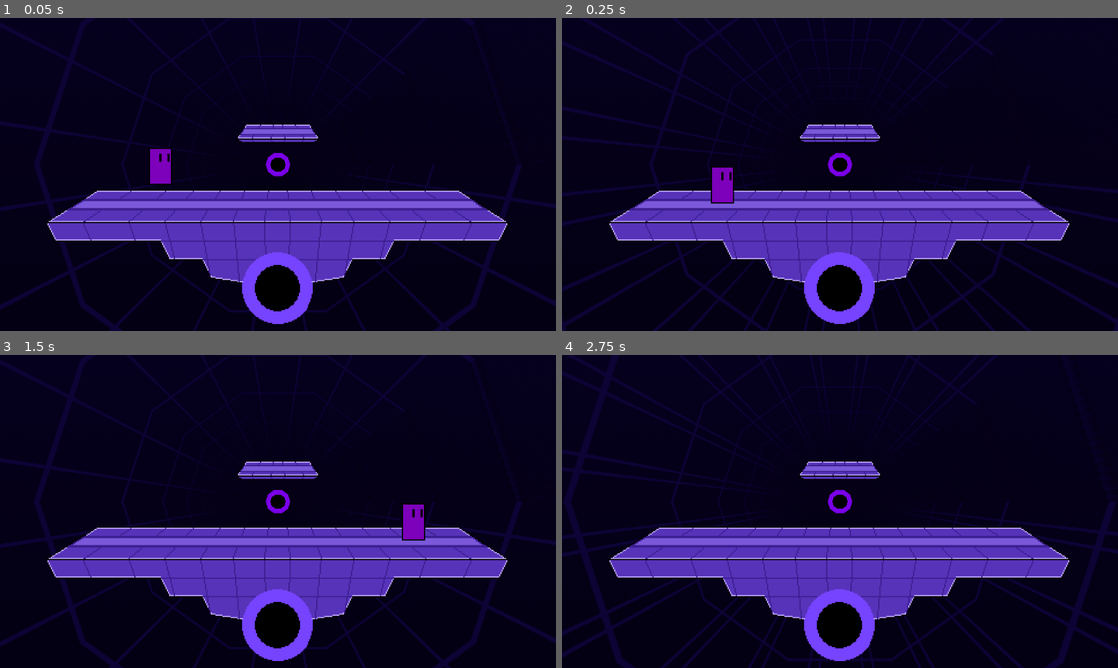
Above: before the commit, frames 1-4 (two rows, left to right).
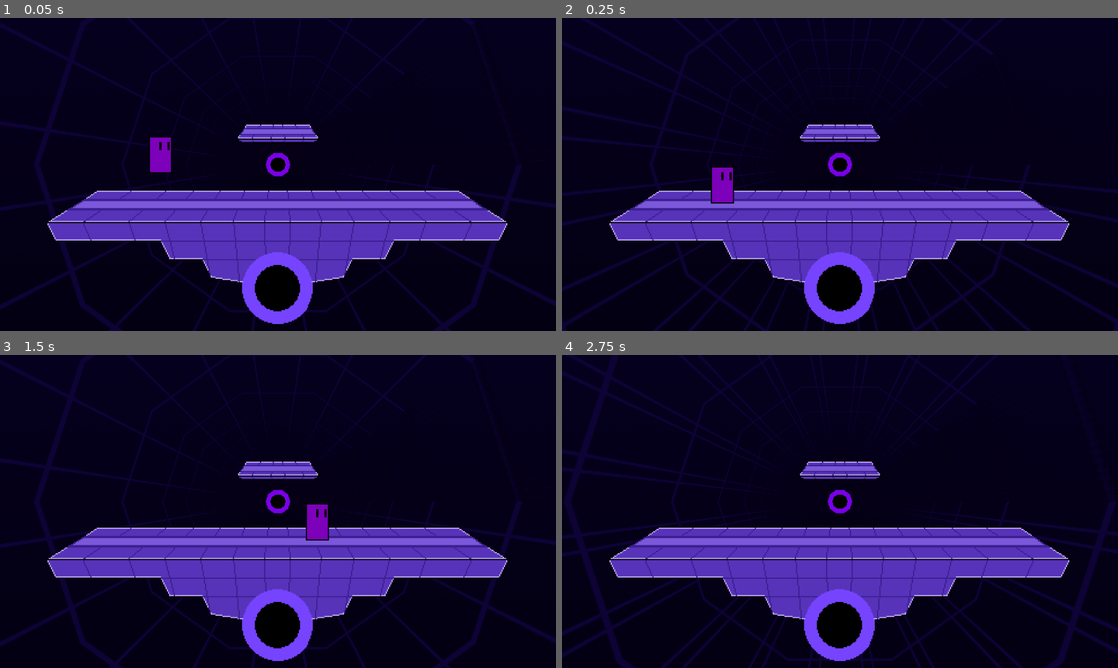
Above: after the commit, the same moments.

Repository: Logn35/SmashBox
Game: Godot game, scene res://Stages/Test Stage.tscn
The game is run twice, just before and just after one commit, with the same random seed, the same clock (stepped at 60 frames per second) and the same inputs.
Inputs:
- Up to frame 1 (0.05 s): no input
- Up to frame 2 (0.25 s): no input
- Up to frame 3 (1.5 s): hold D (moveRight) from 0.53 s (still down); tap Up (ui_up) at 0.77 s
- Up to frame 4 (2.75 s): tap Up (ui_up) at 1.52 s; release D (moveRight) at 2.03 s; hold A (moveLeft) from 2.03 s (still down)

The runs differ from the first frame. In frame 1, 0.3% of the frame differs, in the area x 26-31%, y 37-54%; in frame 2, nothing differs; in frame 3, 0.9%, in the area x 55-77%, y 47-60%; in frame 4, nothing differs.

Commit message:
better movement (smooth jumping)

Diff:
--- a/scripts/KinematicBody2D.gd
+++ b/scripts/KinematicBody2D.gd
@@ -1,15 +1,15 @@
 extends KinematicBody2D
 
 const up = Vector2(0, -1)
-const acceleration = 50
-const gravity = 500
+const acceleration = 10
+const gravity = 50
 const maxspeed = 500
-const jumpHeight = -10000
+const jumpHeight = -1000
 
 var motion = Vector2()
 
 func _physics_process(delta):
-	motion.y =+ gravity
+	motion.y += gravity
 
 	if Input.is_action_pressed("moveRight"):
 		motion.x = min(motion.x+acceleration, maxspeed)
